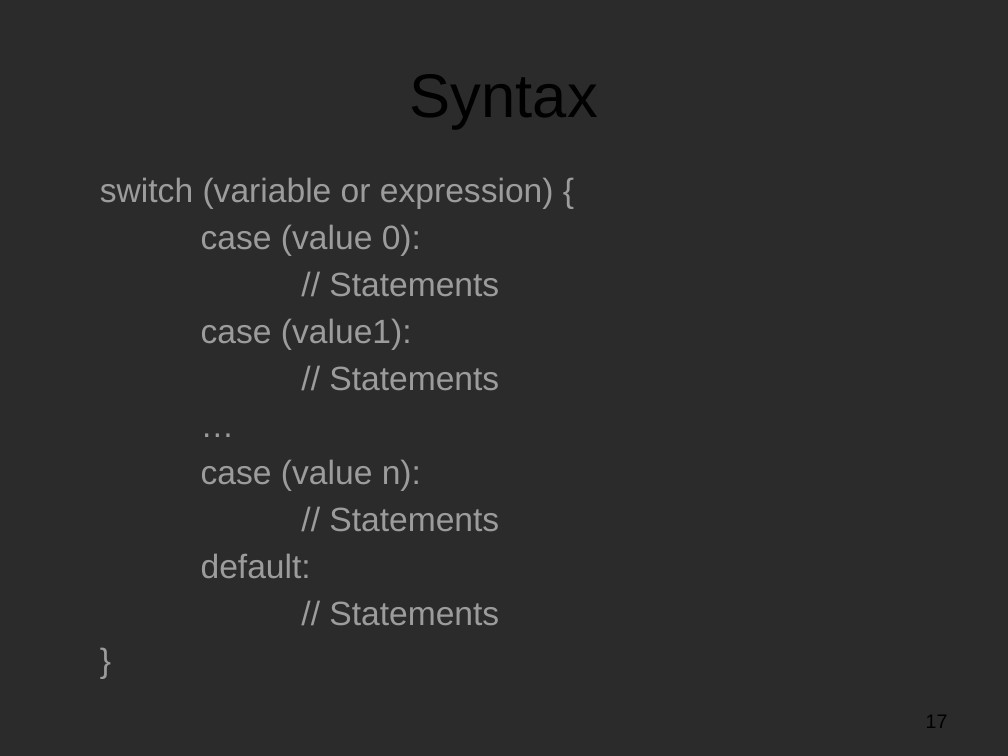
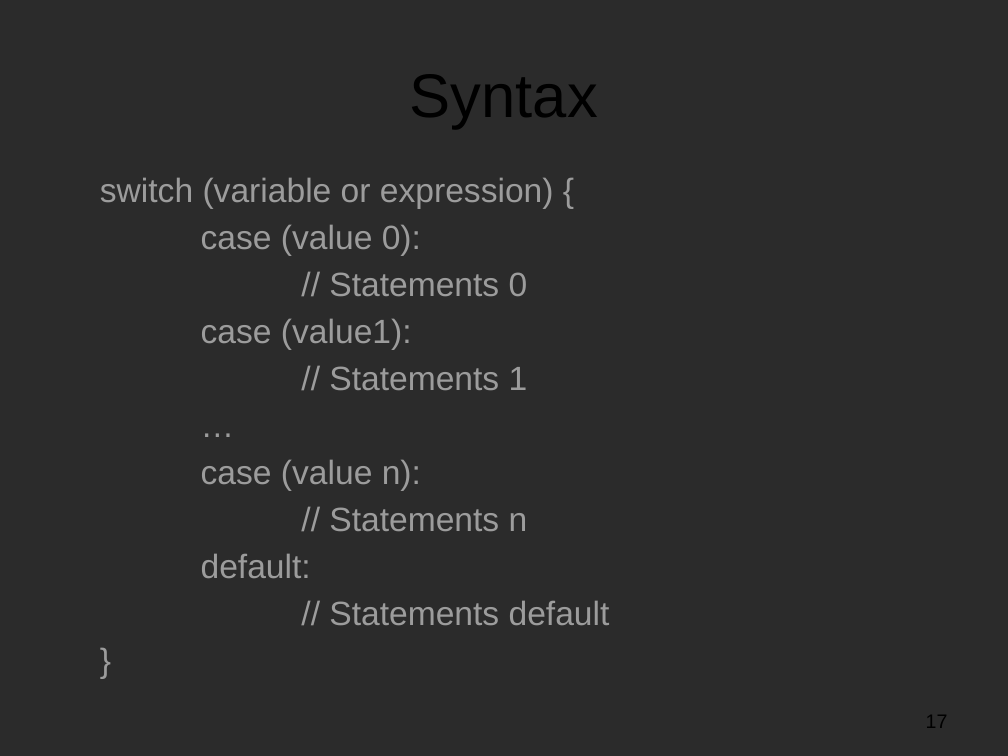
Before and after one commit to pingovn/pingo-webbasic-with-php, a slide deck: slide 17 of slides/Pingo - PHP Basics - Statements.pptx. Drawn at 1008x756 pixels with LibreOffice and Linux fonts; fonts in the diff are those of the drawing; background and template pictures are left out; a plain dark background stands for a picture behind light text. Boxes give left, top, right and bottom in pixels: in the first picture for what was removed or moved away, otherwise in the second. Text is boxed around its words. In the diff, an @@ line names an element or a change of style, - is before the commit and + after.

```diff
--- a/slides/Pingo - PHP Basics - Statements.pptx
+++ b/slides/Pingo - PHP Basics - Statements.pptx
@@ text at bbox=[329, 272, 528, 296]: text changed @@
-  // Statements
+  // Statements 0
@@ text at bbox=[329, 366, 528, 390]: text changed @@
-  // Statements
+  // Statements 1
@@ text at bbox=[329, 507, 528, 531]: text changed @@
-  // Statements
+  // Statements n
@@ text at bbox=[329, 601, 610, 625]: text changed @@
-  // Statements
+  // Statements default
```
Also in this commit, not shown: 2 other slides changed, 2 other files.
